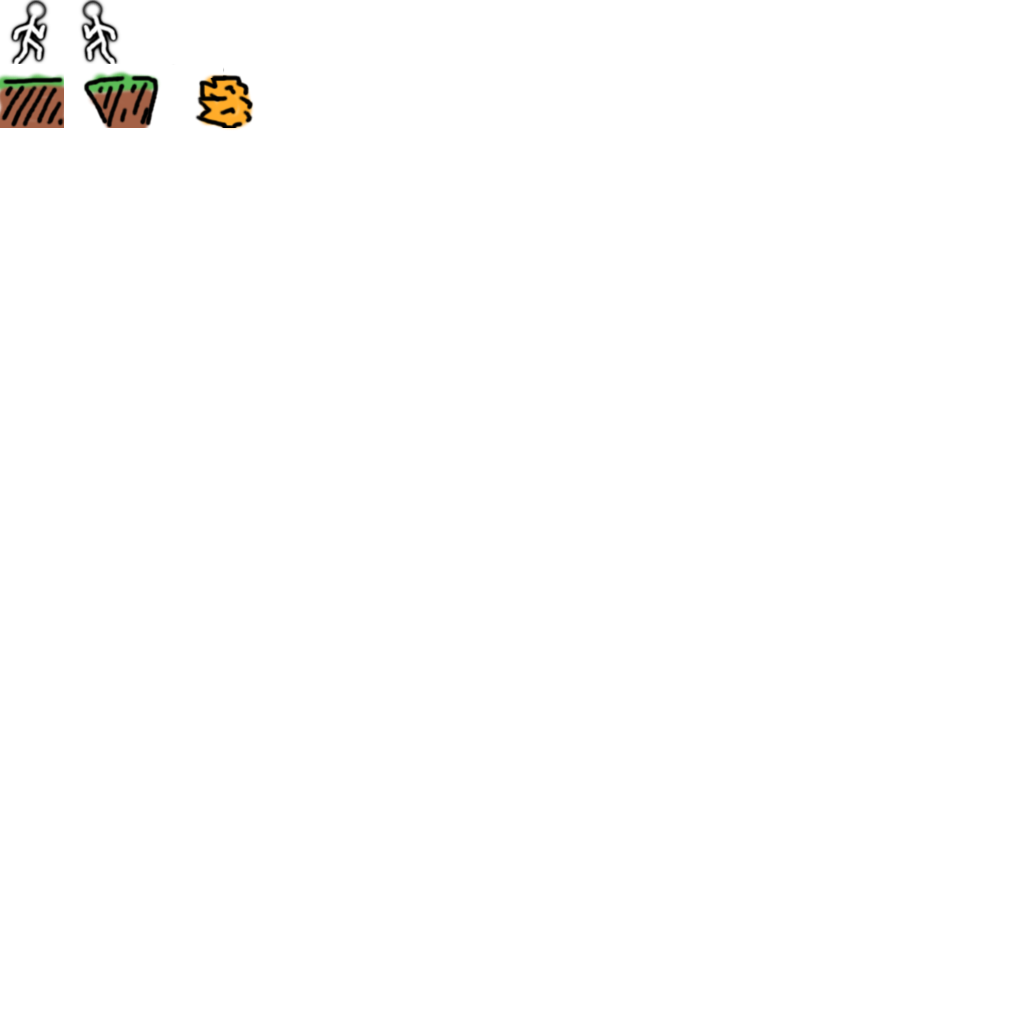
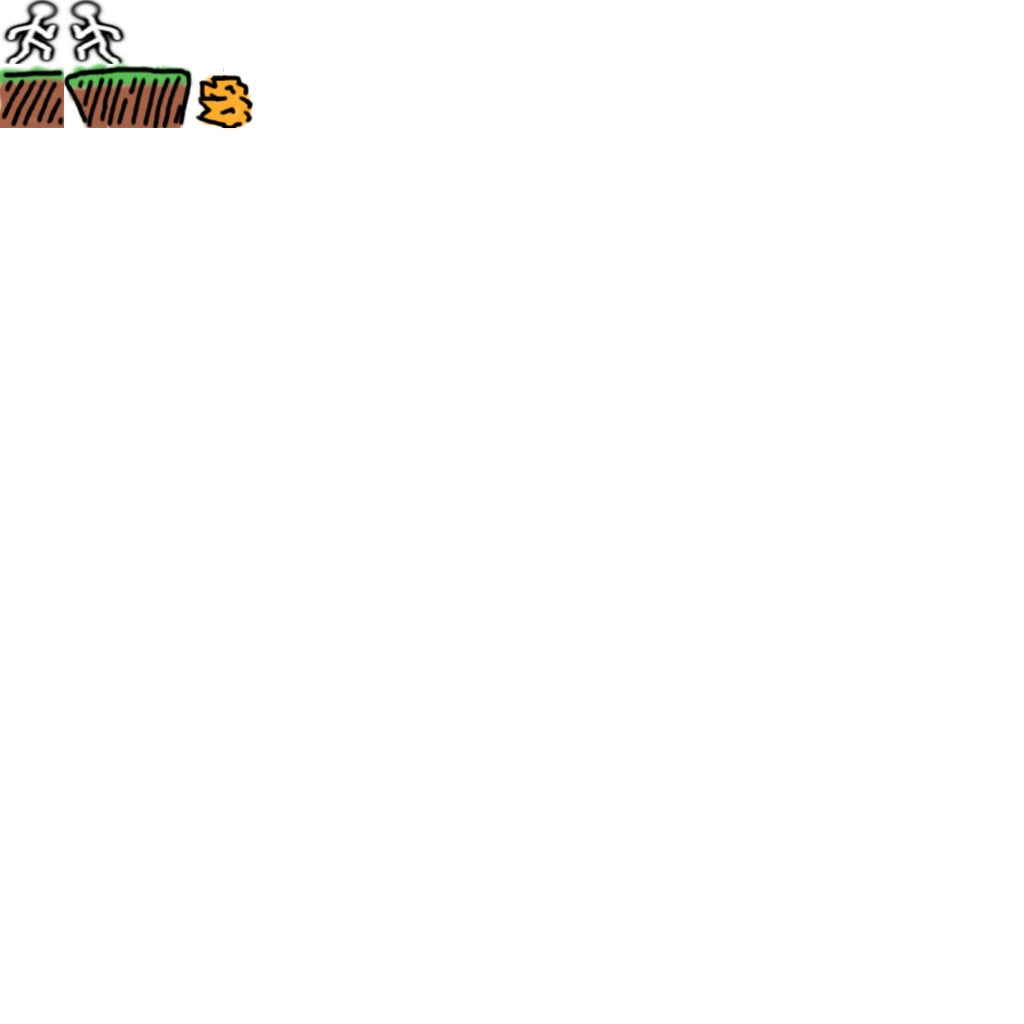
Layer changes from the first 1024x1024 image to the second:
removed layer "Layer" over left=11, top=0, right=118, bottom=64
removed layer "tiles.png" over left=0, top=0, right=195, bottom=128
painted on "Layer copy" over left=0, top=0, right=195, bottom=128
